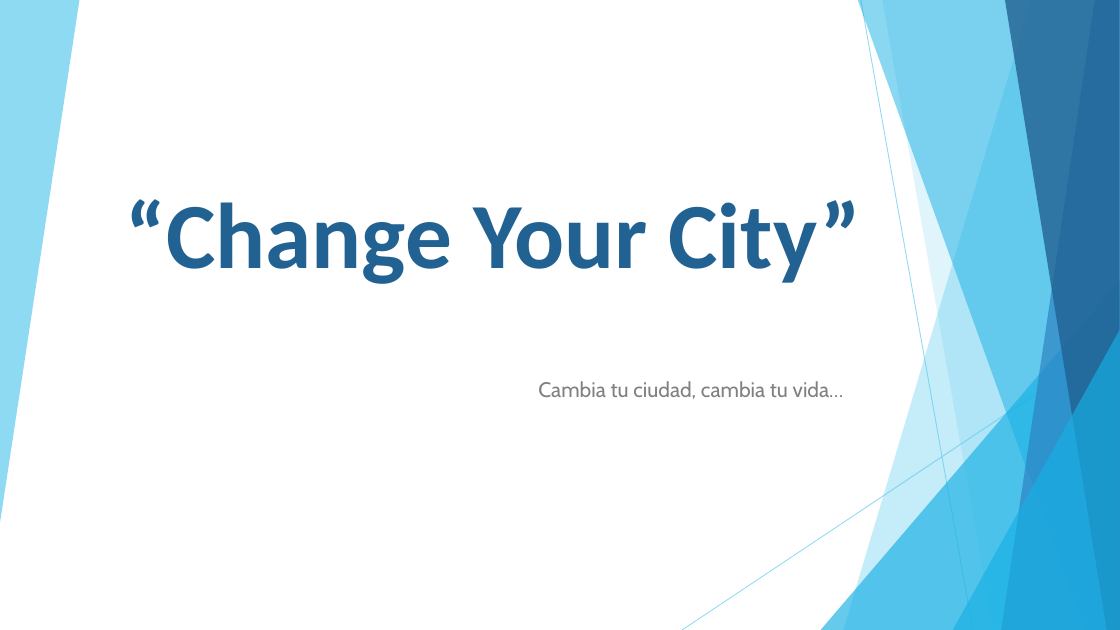
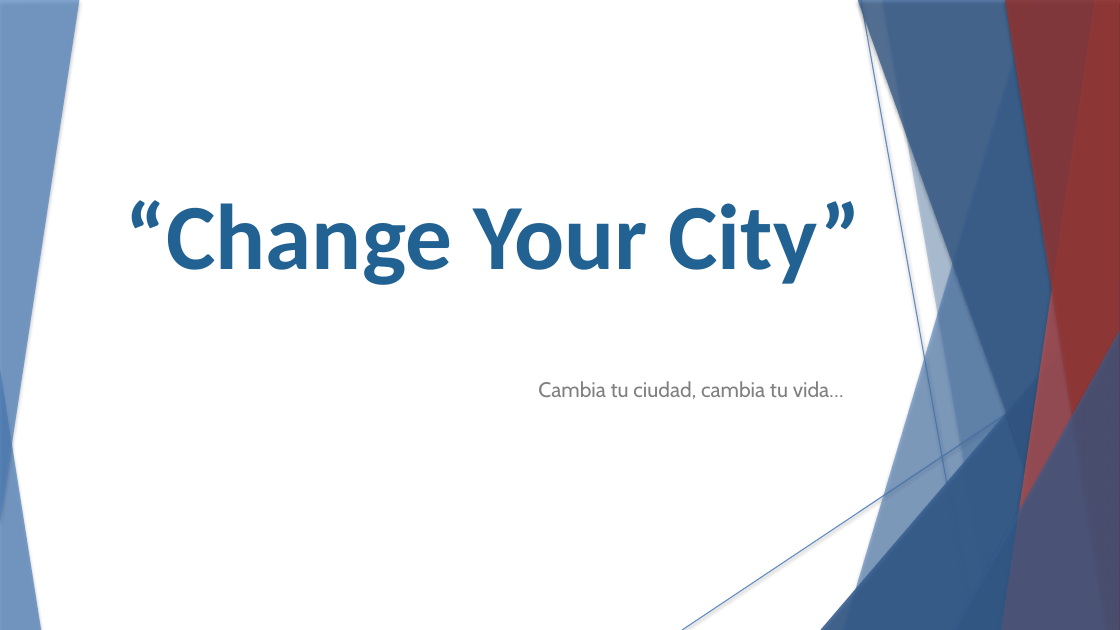
Before and after one commit to JulioMh/ChangeYourCity, a slide deck: slide 1 of 7_Presentacion/Presentacion.pptx. Drawn at 1120x630 pixels with LibreOffice and Linux fonts; fonts in the diff are those of the drawing; background and template pictures are left out. Boxes give left, top, right and bottom in pixels: in the first picture for what was removed or moved away, otherwise in the second. Text is boxed around its words. In the diff, an @@ line names an element or a change of style, - is before the commit and + after.

```diff
--- a/7_Presentacion/Presentacion.pptx
+++ b/7_Presentacion/Presentacion.pptx
@@ freeform shape at (0,0,79,523): fill #5FCBEF at 70% opacity to #4F81BD at 70% opacity; shadow on @@
@@ freeform shape at (844,0,1120,630): fill #5FCBEF at 36% opacity to #4F81BD at 36% opacity; shadow on @@
@@ freeform shape added at (844,0,1120,630), fill #4F81BD at 36% opacity @@
@@ freeform shape at (858,0,1120,630): fill #17B0E4 at 50% opacity to #376092 at 50% opacity; shadow on @@
@@ freeform shape added at (858,0,1120,630), fill #376092 at 50% opacity @@
@@ line (861, 0) - (973, 630): stroke #5FCBEF 0.75 pt to #4F81BD 0.74 pt @@
@@ line added from (861, 0) to (973, 630), #4F81BD 0.74 pt @@
@@ freeform shape at (882,0,1120,630): fill #5FCBEF at 20% opacity to #4F81BD at 20% opacity; shadow on; outline redrawn @@
@@ freeform shape added at (882,0,1120,630), fill #4F81BD at 20% opacity @@
@@ freeform shape at (1002,0,1120,630): fill #2E83C3 at 70% opacity to #C0504D at 70% opacity; shadow on @@
@@ freeform shape added at (1002,0,1120,630), fill #C0504D at 70% opacity @@
@@ freeform shape at (1005,0,1120,630): fill #226292 at 80% opacity to #953735 at 80% opacity; shadow on @@
@@ freeform shape added at (1005,0,1120,630), fill #953735 at 80% opacity @@
@@ triangle at (821,280,1120,630): fill #17B0E4 at 66% opacity to #376092 at 66% opacity; shadow on @@
@@ triangle added at (821,280,1120,630), fill #376092 at 66% opacity @@
@@ line (1120, 339) - (682, 630): stroke #5FCBEF 0.75 pt to #4F81BD 0.74 pt @@
@@ line added from (1120, 339) to (682, 630), #4F81BD 0.74 pt @@
@@ triangle at (953,330,1120,630): fill #17B0E4 at 66% opacity to #376092 at 66% opacity; shadow on @@
@@ triangle added at (953,330,1120,630), fill #376092 at 66% opacity @@
@@ triangle added at (0,369,41,630), fill #4F81BD at 70% opacity @@
```
Also in this commit, not shown: 6 other slides changed, 1 slide added, 1 slide removed.
